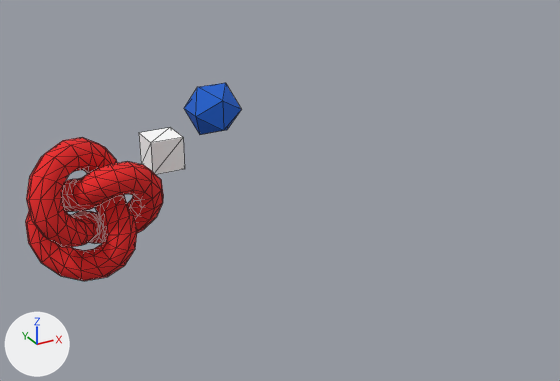
The glTF model public/model.glb: old version first, new version second.
Rendered twice from a 50 mm lens placed at (-7.33, -20.6, 8.17), pointed at (1.9, -3.81, -0.22). Arrows for +X, +Y and +Z are at lower left; the lights stay in place. Mesh edges are drawn as thin lines. Vertices at the same position are counted once.

The older version as bpy lines, for what is in view:
```python
mat_material_2 = principled_material('Material_2')
mat_material_2.base_color = (1.0, 1.0, 1.0)  # white #ffffff
mat_material_2.roughness = 1.0
mat_material_3 = principled_material('Material_3')
mat_material_3.base_color = (0.847, 0.0194, 0.0194)  # red #ed2626
mat_material_3.roughness = 1.0
me_mesh_2 = bpy.data.meshes.new('Mesh_2')
me_mesh_2.from_pydata(...)  # a box spanning x -0.5..0.5, y -0.5..0.5, z -0.5..0.5
me_mesh_2.materials.append(mat_material_2)  # white #ffffff
me_mesh_3 = bpy.data.meshes.new('Mesh_3')
me_mesh_3.from_pydata(...)  # 384 vertices, 768 faces; spans x -1.54..1.9, y -0.89..0.89, z -1.8..1.8
me_mesh_3.materials.append(mat_material_3)  # red #ed2626
me_mesh_4 = bpy.data.meshes.new('Mesh_4')
me_mesh_4.from_pydata(...)  # an icosphere of 20 faces spanning x -0.85..0.85, y -0.85..0.85, z -0.85..0.85
me_mesh_4.materials.append(mat_material_4)  # blue #1f63d1
ob_mesh_2 = bpy.data.objects.new('Mesh_2', me_mesh_2)
ob_mesh_2.location = (0.0, 0.0, 0.0)
ob_mesh_3 = bpy.data.objects.new('Mesh_3', me_mesh_3)
ob_mesh_3.location = (-3.0, -3.0, 0.0)
ob_mesh_4 = bpy.data.objects.new('Mesh_4', me_mesh_4)
ob_mesh_4.location = (3.0, 3.0, 0.0)
```
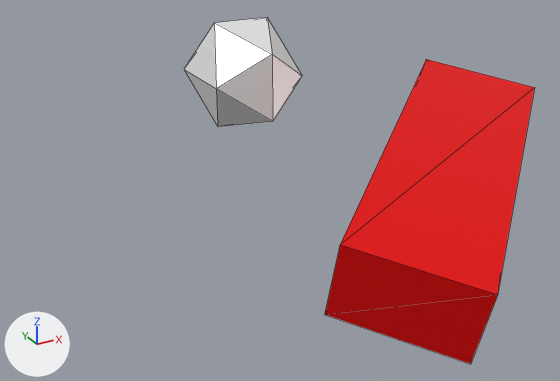
Boxes (x1, y1, x2, y2) around the edits, measured in the pictures (560 x 381 px):
'Mesh_2', recoloured, surface changed, moved, turned, rescaled: before (139, 127, 185, 175); after (325, 59, 535, 364)
'Mesh_3', recoloured, surface changed, reshaped, moved, turned, rescaled: before (25, 137, 163, 281); after (184, 17, 302, 127)
'Mesh_4', deleted: before (184, 83, 241, 135)
part 1 of me_mesh_3, cut back: before (25, 137, 163, 281); after (184, 17, 302, 127)

The change, as a list of edits to the scene's bpy script:
```text
Change mat_material_2:
    mat_material_2.roughness: 1.0 -> 0.5
    mat_material_2.base_color: (1.0, 1.0, 1.0) -> (1.0, 0.0, 0.0)  # white #ffffff -> red #ff0000
    mat_material_2.metallic: 0.0 -> 0.5
Change mat_material_3:
    mat_material_3.roughness: 1.0 -> 0.5
    mat_material_3.base_color: (0.847, 0.0194, 0.0194) -> (1.0, 1.0, 1.0)  # red #ed2626 -> white #ffffff
    mat_material_3.metallic: 0.0 -> 0.5
Change me_mesh_3:
    used by ob_mesh_3; location = (-3.0, -3.0, 0.0)
    remove me_mesh_3.from_pydata(...)  # 384 vertices, 768 faces; spans x -1.54..1.9, y -0.89..0.89, z -1.8..1.8
    add me_mesh_3.from_pydata(...)  # 12 vertices, 20 faces; spans x -0.85..0.85, y -0.85..0.85, z -0.85..0.85
    me_mesh_3 part 1: 384 vertices removed from x -1.54..1.9, y -0.89..0.89, z -1.8..1.8; 12 vertices added at x -0.85..0.85, y -0.85..0.85, z -0.85..0.85, forming an icosphere of 20 faces
    me_mesh_3 part 2: the surface is now shaded flat
Change ob_mesh_2:
    ob_mesh_2.location: (0.0, 0.0, 0.0) -> (5.15, -6.63, 0.33)
    ob_mesh_2.rotation_euler: (0.0, 0.0, 0.0) -> (1.399, -0.185, 2.328)  # degrees (0, 0, 0) -> degrees (80, -11, 133)
    ob_mesh_2.scale: (1.0, 1.0, 1.0) -> (3.24, 2.02, 9.58)
Change ob_mesh_3:
    ob_mesh_3.location: (-3.0, -3.0, 0.0) -> (2.83, 0.27, 1.94)
    ob_mesh_3.rotation_euler: (0.0, 0.0, 0.0) -> (0.0, 0.0, 3.142)  # degrees (0, 0, 0) -> degrees (0, 0, 180)
    ob_mesh_3.scale: (1.0, 1.0, 1.0) -> (1.66, 2.3, 1.88)
Remove ob_mesh_4:
    ob_mesh_4 = bpy.data.objects.new('Mesh_4', me_mesh_4)
    ob_mesh_4.location = (3.0, 3.0, 0.0)
```
